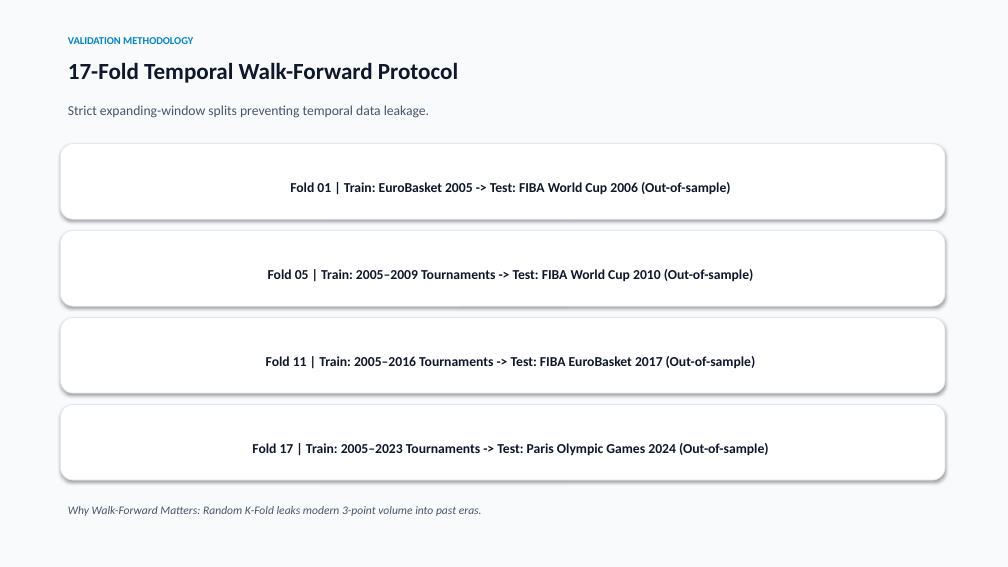
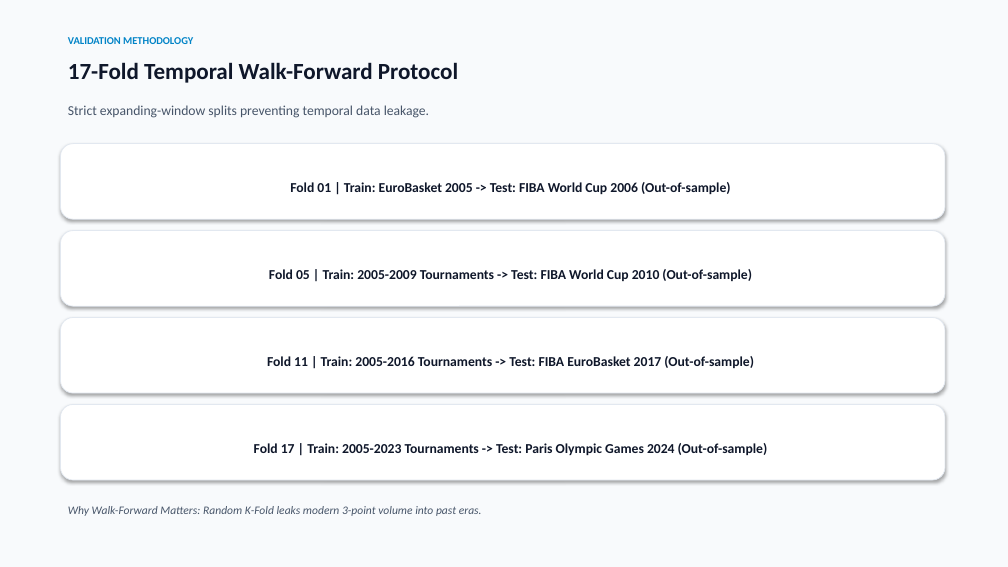
Before and after one commit to miguelo0203/basketball-analytics, a slide deck: slide 13 of presentation/International_Basketball_Analytics_Presentation.pptx. Drawn at 1008x567 pixels with LibreOffice and Linux fonts; fonts in the diff are those of the drawing. Boxes give left, top, right and bottom in pixels: in the first picture for what was removed or moved away, otherwise in the second. Text is boxed around its words. In the diff, an @@ line names an element or a change of style, - is before the commit and + after.

```diff
--- a/presentation/International_Basketball_Analytics_Presentation.pptx
+++ b/presentation/International_Basketball_Analytics_Presentation.pptx
@@ text in rounded rectangle at [269, 269, 752, 281]: text changed @@
-Fold 05 | Train: 2005–2009 Tournaments -> Test: FIBA World Cup 2010 (Out-of-sample)
+Fold 05 | Train: 2005-2009 Tournaments -> Test: FIBA World Cup 2010 (Out-of-sample)
@@ text in rounded rectangle at [267, 356, 754, 368]: text changed @@
-Fold 11 | Train: 2005–2016 Tournaments -> Test: FIBA EuroBasket 2017 (Out-of-sample)
+Fold 11 | Train: 2005-2016 Tournaments -> Test: FIBA EuroBasket 2017 (Out-of-sample)
@@ text in rounded rectangle at [254, 443, 768, 455]: text changed @@
-Fold 17 | Train: 2005–2023 Tournaments -> Test: Paris Olympic Games 2024 (Out-of-sample)
+Fold 17 | Train: 2005-2023 Tournaments -> Test: Paris Olympic Games 2024 (Out-of-sample)
```
Also in this commit, not shown: 5 other slides changed, 2 slides added, 2 slides removed, 15 other files.
